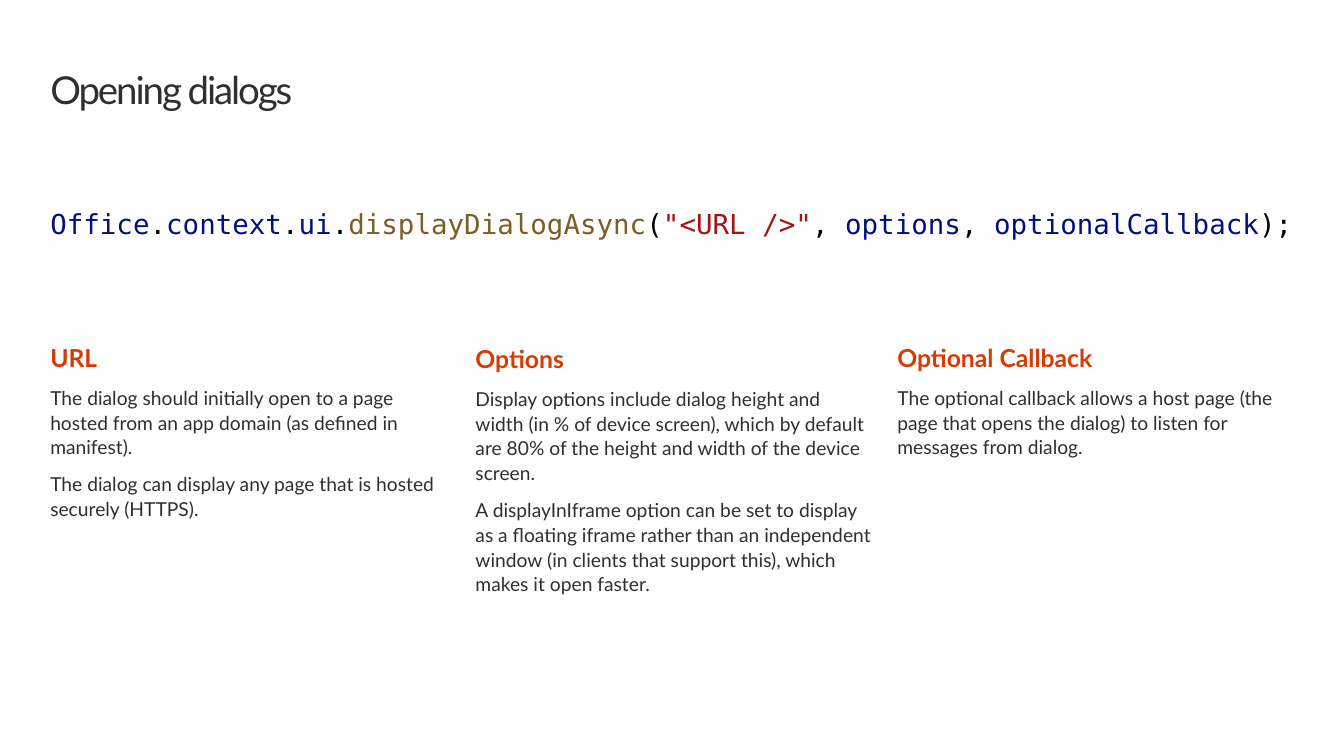
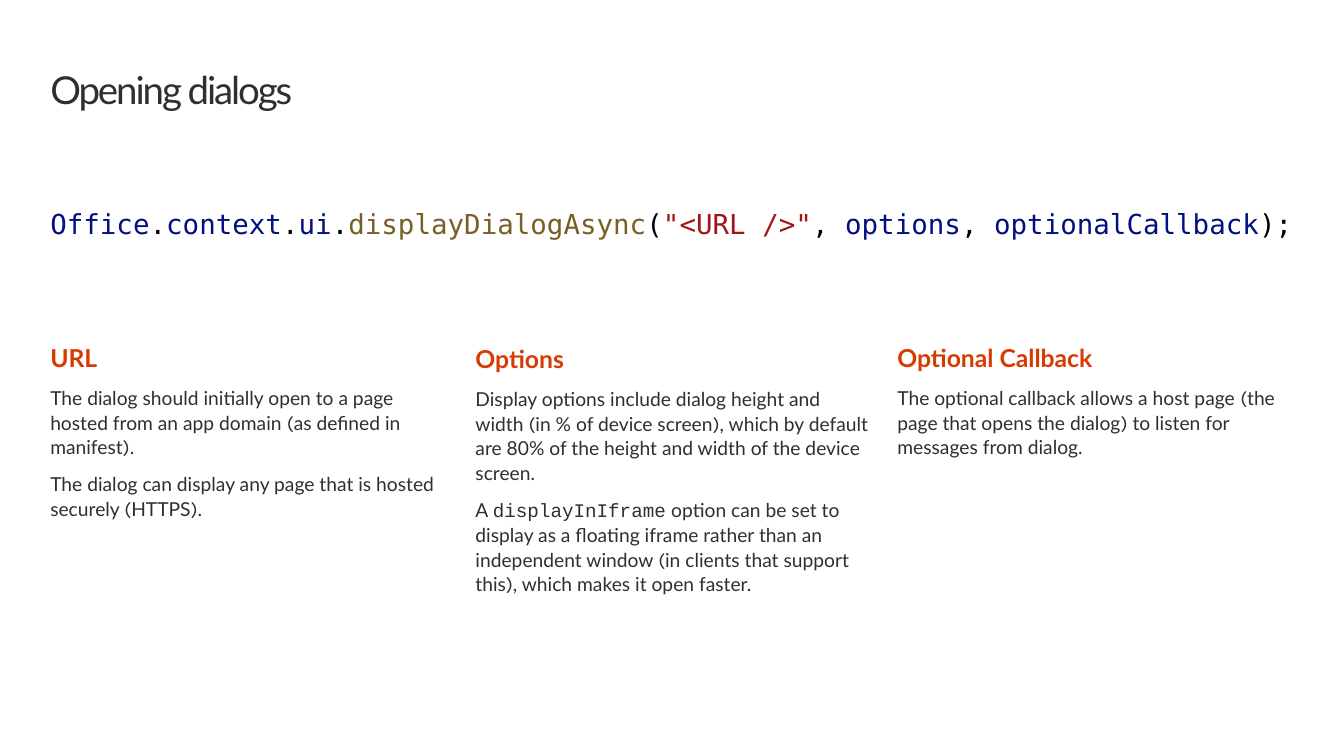
Before and after one commit to OfficeDev/TrainingContent, a slide deck: slide 7 of OfficeAddin/04 Building Add-ins for Microsoft Outlook/02 Add-in Commands and Dialogs.pptx. Drawn at 1344x756 pixels with LibreOffice and Linux fonts; fonts in the diff are those of the drawing; background and template pictures are left out. Boxes give left, top, right and bottom in pixels: in the first picture for what was removed or moved away, otherwise in the second. Text is boxed around its words. In the diff, an @@ line names an element or a change of style, - is before the commit and + after.

```diff
--- a/OfficeAddin/04 Building Add-ins for Microsoft Outlook/02 Add-in Commands and Dialogs.pptx
+++ b/OfficeAddin/04 Building Add-ins for Microsoft Outlook/02 Add-in Commands and Dialogs.pptx
@@ text at [50,391,434,520]: font Lato to Karla in "(as manifest).", "(HTTPS)." @@
@@ text at [475,392,868,595]: font Lato to Karla in "(in screen),", "(in this),"; font Lato to Courier New in "displayInIframe" @@
@@ text at [897,391,1275,458]: font Lato to Karla in "(the dialog)" @@
```
Also in this commit, not shown: 4 other slides changed, 51 other files.
